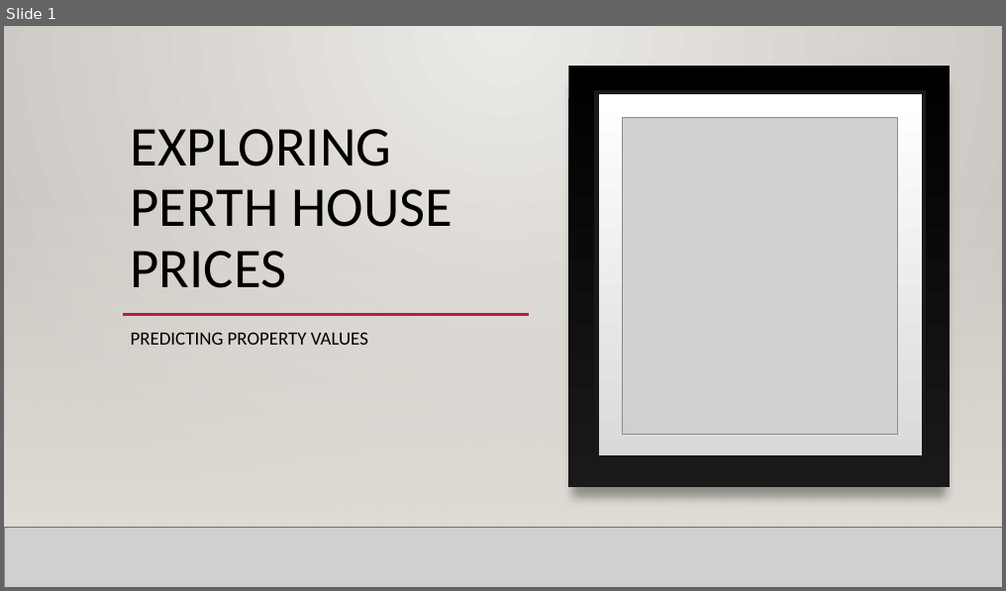
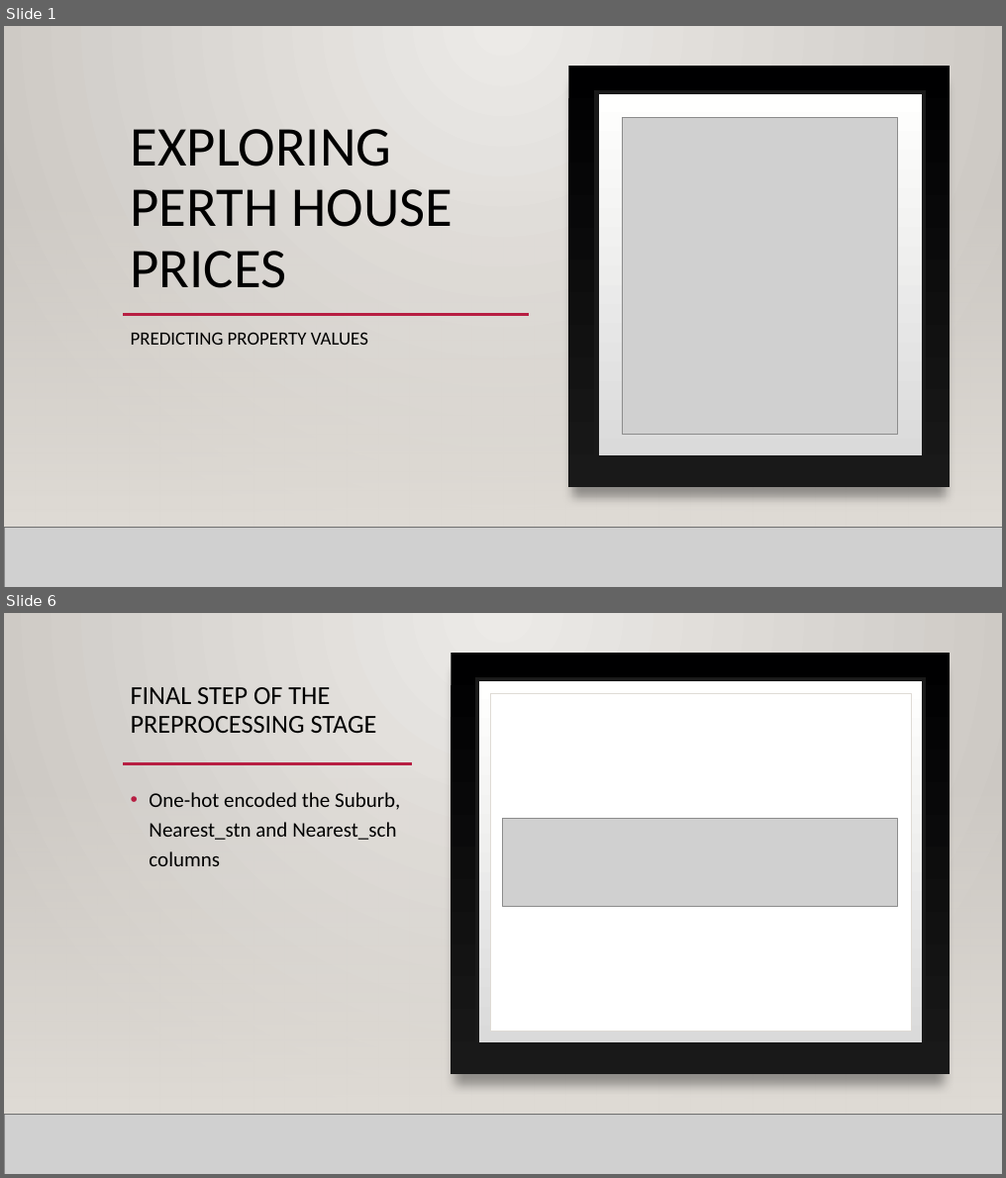
Before and after one commit to TroyFoote/Exploring_Perth_House_Prices, a slide deck: Exploring perth house prices.pptx. Shown one above the other, each under a label of ours: slide 1 before the commit, slides 1 and 6 after it; the slides between them are not shown. The pictures are 1006x591 and 1006x1178 pixels, drawn with LibreOffice and Linux fonts; fonts in the diff are those of the drawing; grey boxes stand for pictures; background and template pictures are left out. Boxes give left, top, right and bottom in pixels: in the first picture for what was removed or moved away, otherwise in the second. Text is boxed around its words. In the diff, an @@ line names an element or a change of style, - is before the commit and + after.

```diff
--- a/Exploring perth house prices.pptx
+++ b/Exploring perth house prices.pptx
@@ slide 6 added at (4, 613, 1002, 1174), background gradient #ECEAE7 to #CAC7C1; not listed: 2 template elements that a slide beside it also shows @@
@@ rectangle added at (4, 613, 1002, 1174), fill gradient #ECEAE7 to #CAC7C1 @@
@@ rectangle added at (450, 653, 949, 1074), fill gradient #000001 to #191919 @@
@@ title added at (131, 687, 377, 733), 25 pt, text #000000 @@
+FINAL STEP OF THE PREPROCESSING STAGE
@@ rectangle added at (477, 679, 924, 1045), fill gradient #DADADA to #FFFFFE, outline #191919 4 pt @@
@@ rectangle added at (491, 693, 912, 1032), fill #FFFFFF, outline #DFDBD5 0.5 pt @@
@@ rectangle added at (4, 778, 1002, 1115), fill gradient #DFDBD5 @@
@@ line added from (123, 764) to (910, 764), #B71E42 2.5 pt @@
@@ line added from (123, 764) to (412, 764), #B71E42 2.5 pt @@
@@ text added at (149, 792, 400, 866), 20 pt, text #000000 @@
+• One-hot encoded the Suburb, Nearest_stn and Nearest_sch columns
@@ picture added at (503, 819, 897, 906) @@
@@ picture added at (4, 1115, 1002, 1174) @@
@@ line added from (4, 1115) to (1002, 1115), #000001 1 pt @@
```
Also in this commit, not shown: 1 slide changed, 9 other slides added, 1 slide removed, 2 other files.
